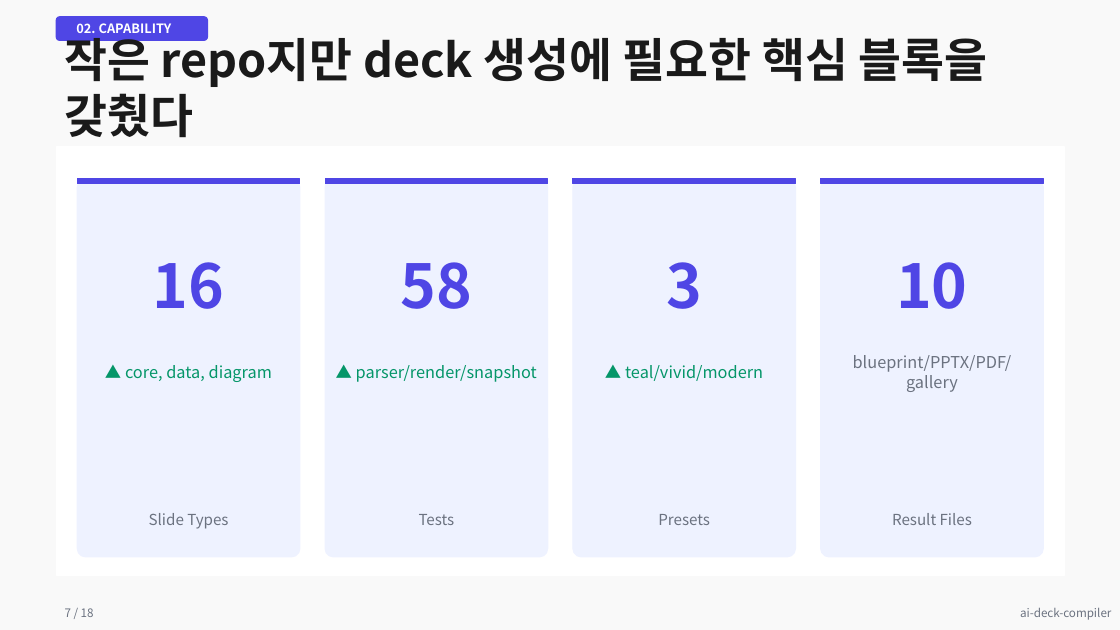
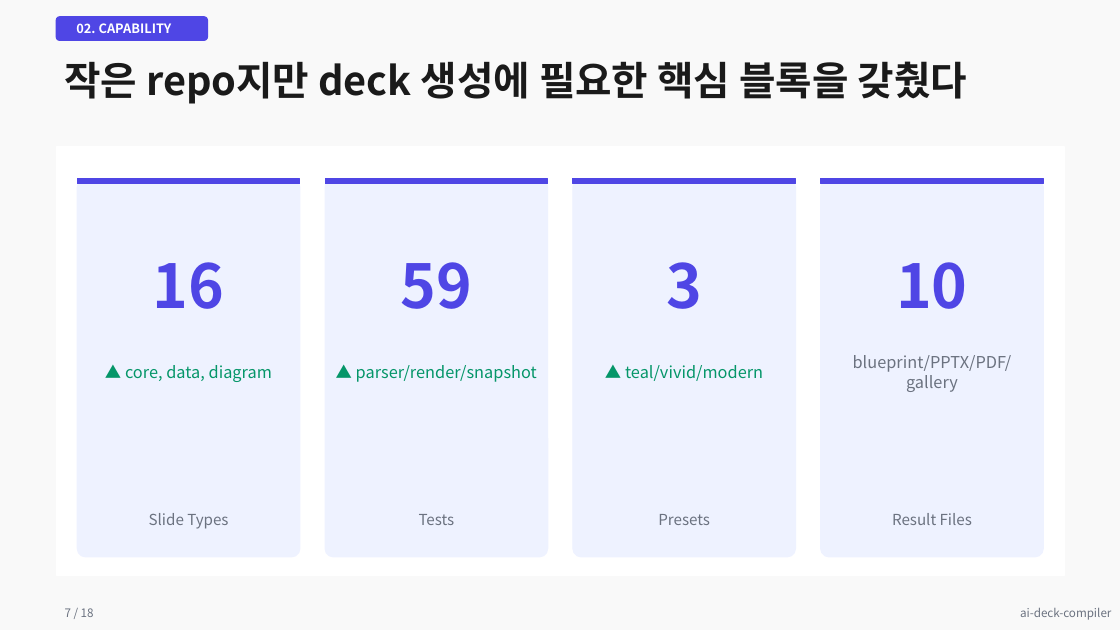
Before and after one commit to kyungseo/ai-deck-compiler, a slide deck: slide 7 of examples/results/showcase-modern-light.pptx. Drawn at 1120x630 pixels with LibreOffice and Linux fonts; fonts in the diff are those of the drawing. Boxes give left, top, right and bottom in pixels: in the first picture for what was removed or moved away, otherwise in the second. Text is boxed around its words. In the diff, an @@ line names an element or a change of style, - is before the commit and + after.

```diff
--- a/examples/results/showcase-modern-light.pptx
+++ b/examples/results/showcase-modern-light.pptx
@@ text "작은 repo지만 deck 생성에 필요한 ..." at (x1=65, y1=61, x2=967, y2=104): size 40 to 34 pt; vertical alignment middle to top @@
@@ text at (x1=401, y1=262, x2=473, y2=309): text changed @@
-58
+59
```
Also in this commit, not shown: 3 other slides changed, 17 other files.
